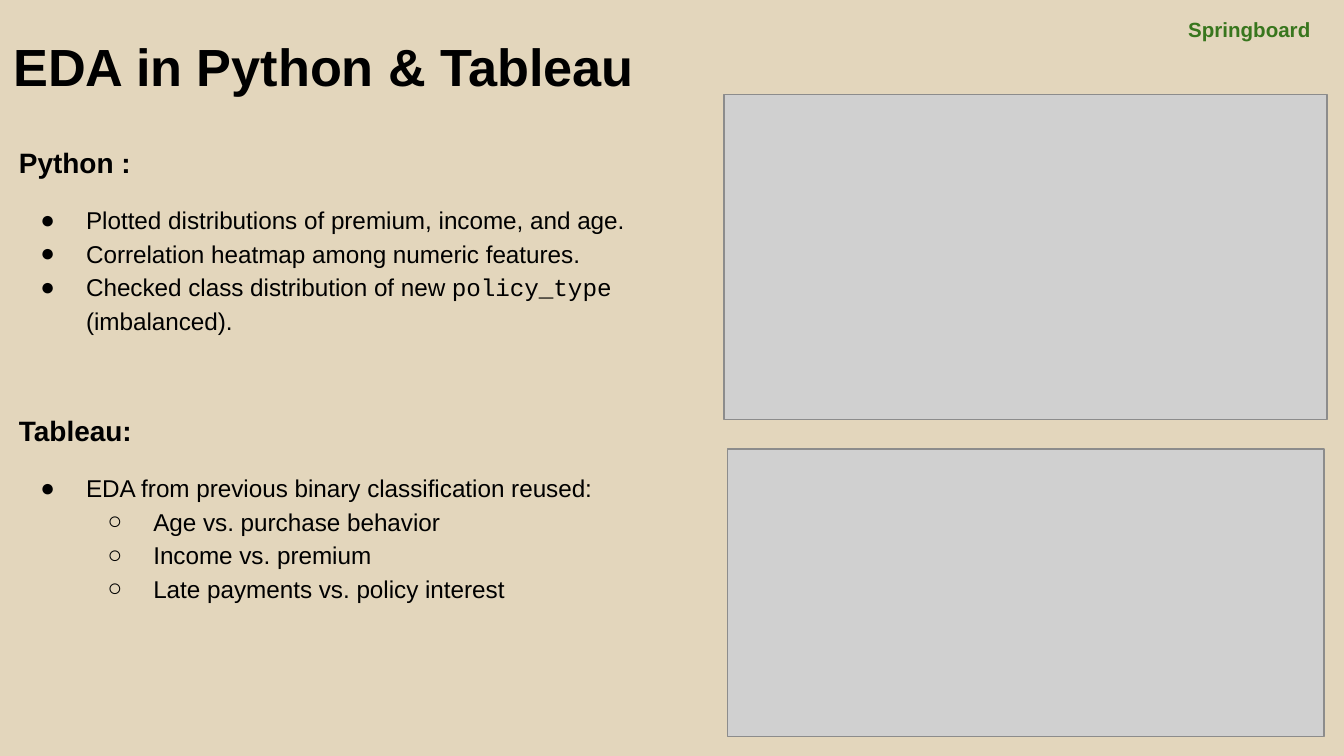
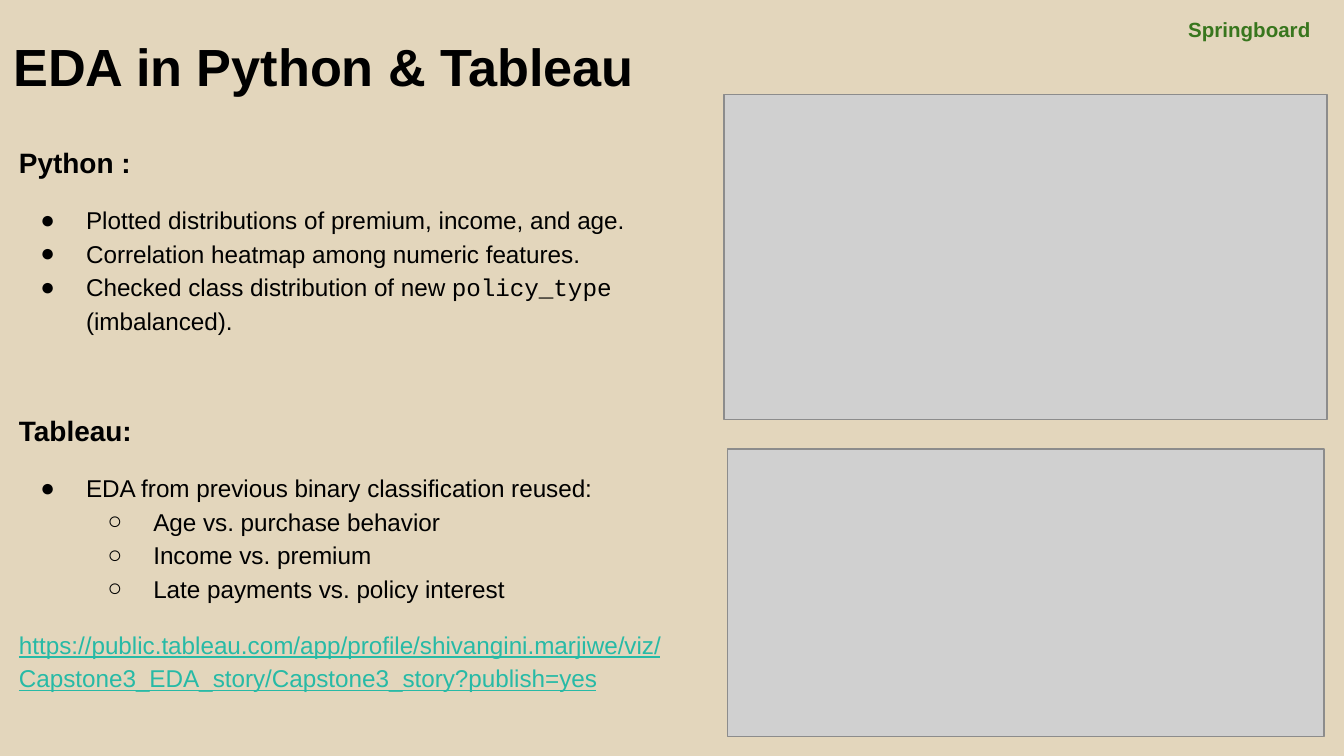
Before and after one commit to Shivangini-m/DataScienceGuidedCapstone, a slide deck: slide 5 of Capstone3_multiclass/Shivangini_FinalPresentation_Multiclass_Capstone3.pptx. Drawn at 1344x756 pixels with LibreOffice and Linux fonts; fonts in the diff are those of the drawing; grey boxes stand for pictures. Boxes give left, top, right and bottom in pixels: in the first picture for what was removed or moved away, otherwise in the second. Text is boxed around its words. In the diff, an @@ line names an element or a change of style, - is before the commit and + after.

Commit message:
Capstone3_Multiclass_FinalProjectPresentation&Report_ver 2

```diff
--- a/Capstone3_multiclass/Shivangini_FinalPresentation_Multiclass_Capstone3.pptx
+++ b/Capstone3_multiclass/Shivangini_FinalPresentation_Multiclass_Capstone3.pptx
@@ text at (19,636,661,692): paragraph added @@
+https://public.tableau.com/app/profile/shivangini.marjiwe/viz/Capstone3_EDA_story/Capstone3_story?publish=yes
```
Also in this commit, not shown: 5 other slides changed, 4 other files.
